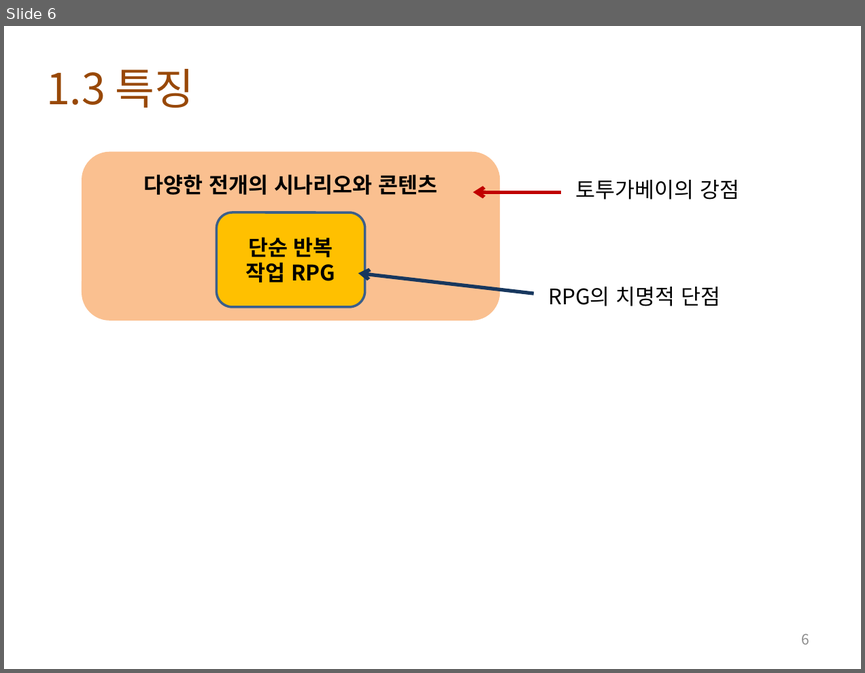
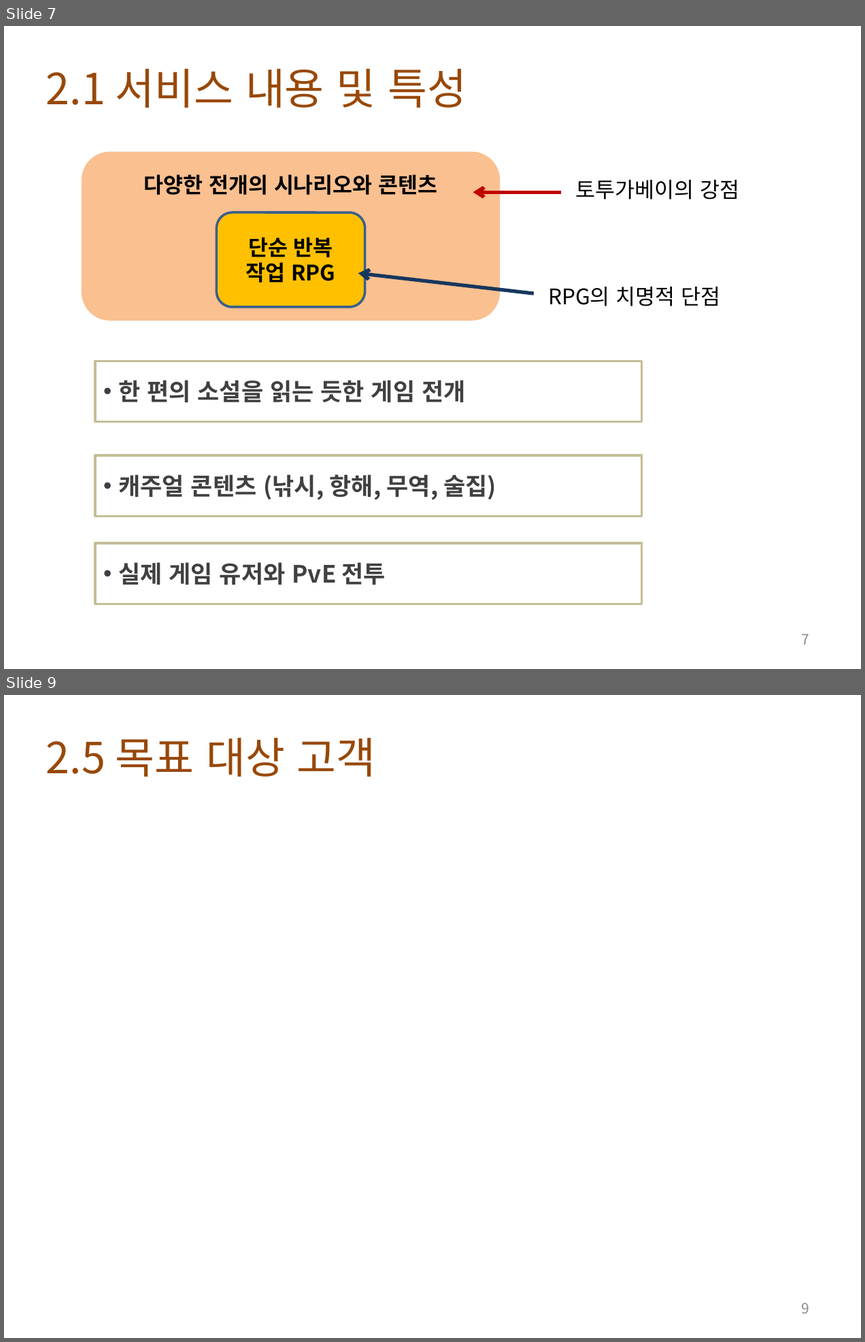
Before and after one commit to lge920904/planning_contest, a slide deck: tortuga bay 1.pptx. Shown one above the other, each under a label of ours: slide 6 before the commit, slides 7 and 9 after it; the slides between them are not shown. The pictures are 865x673 and 865x1342 pixels, drawn with LibreOffice and Linux fonts; fonts in the diff are those of the drawing; background and template pictures are left out. Boxes give left, top, right and bottom in pixels: in the first picture for what was removed or moved away, otherwise in the second. Text is boxed around its words. In the diff, an @@ line names an element or a change of style, - is before the commit and + after.

```diff
--- a/tortuga bay 1.pptx
+++ b/tortuga bay 1.pptx
@@ slide 9 added at bbox=[4, 695, 861, 1338], background picture (left out) @@
@@ text added at bbox=[46, 738, 376, 777], 36 pt, text #984807 @@
+2.5 목표 대상 고객
@@ page number added at bbox=[802, 1302, 810, 1313], 12 pt, text #8C8C8C @@
+9
@@ what was slide 6 is now slide 7 @@
@@ slide 7 changed as well @@
@@ text at bbox=[46, 69, 466, 108]: text changed @@
-1.3 특징
+2.1 서비스 내용 및 특성
@@ rectangle added at bbox=[95, 361, 641, 422], outline #C4BD97 2 pt, 20 pt, text #404040, bold @@
+• 한 편의 소설을 읽는 듯한 게임 전개
@@ rectangle added at bbox=[95, 455, 641, 516], outline #C4BD97 2 pt, 20 pt, text #404040, bold @@
+• 캐주얼 콘텐츠 (낚시, 항해, 무역, 술집)
@@ rectangle added at bbox=[95, 543, 641, 603], outline #C4BD97 2 pt, 20 pt, text #404040, bold @@
+• 실제 게임 유저와 PvE 전투
@@ page number at bbox=[802, 633, 810, 644]: text changed @@
-6
+7
```
Also in this commit, not shown: 4 other slides changed, 12 other slides added, 1 slide removed, 2 other files.
